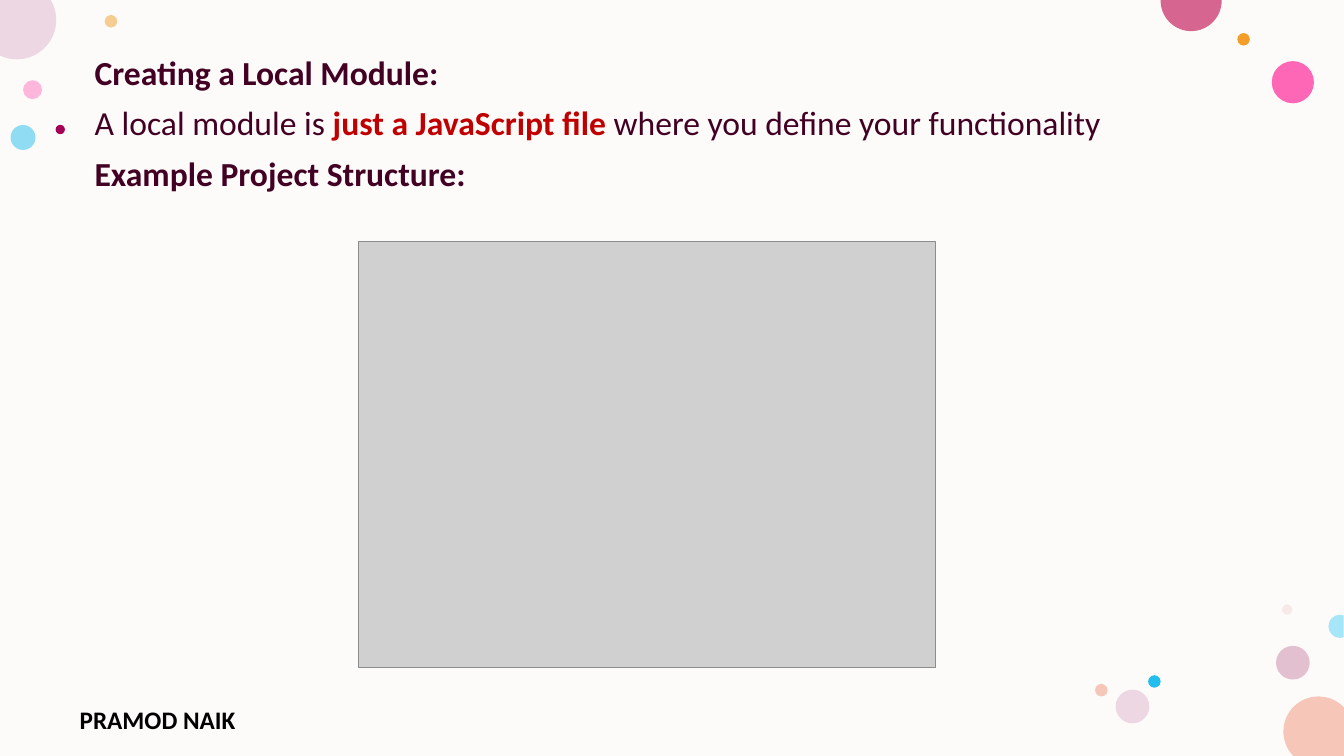
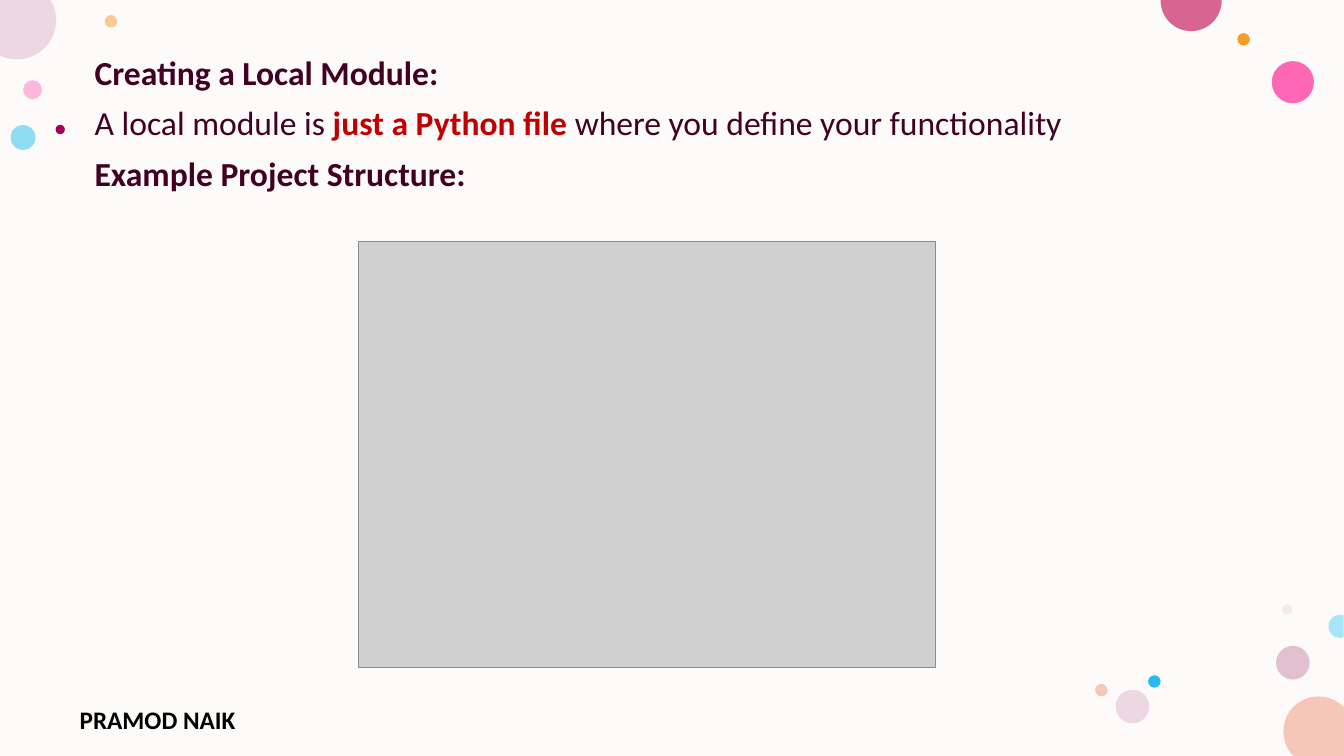
Before and after one commit to PRAMODNAIK-DEV/Backend-Dev-using-Python-FastAPI, a slide deck: slide 6 of FastAPI/FastAPI- Intermediate.pptx. Drawn at 1344x756 pixels with LibreOffice and Linux fonts; fonts in the diff are those of the drawing; grey boxes stand for pictures; background and template pictures are left out. Boxes give left, top, right and bottom in pixels: in the first picture for what was removed or moved away, otherwise in the second. Text is boxed around its words. In the diff, an @@ line names an element or a change of style, - is before the commit and + after.

```diff
--- a/FastAPI/FastAPI- Intermediate.pptx
+++ b/FastAPI/FastAPI- Intermediate.pptx
@@ text at bbox=[95, 111, 1062, 141]: text changed @@
-A local module is just a JavaScript file where you define your functionality
+A local module is just a Python file where you define your functionality
```
Also in this commit, not shown: 7 other slides changed, 18 slides added, 6 slides removed, 5 other files.
